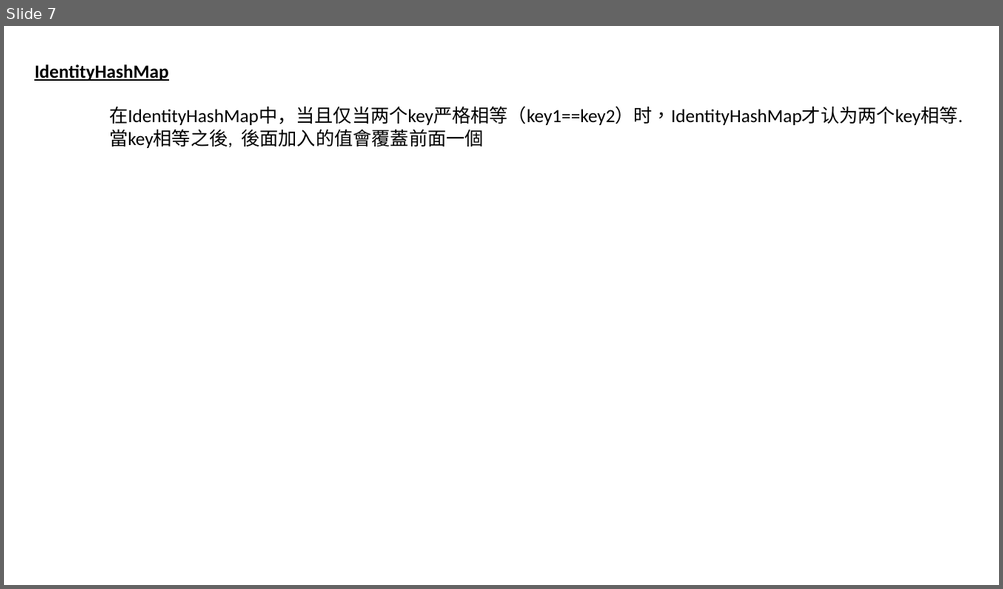
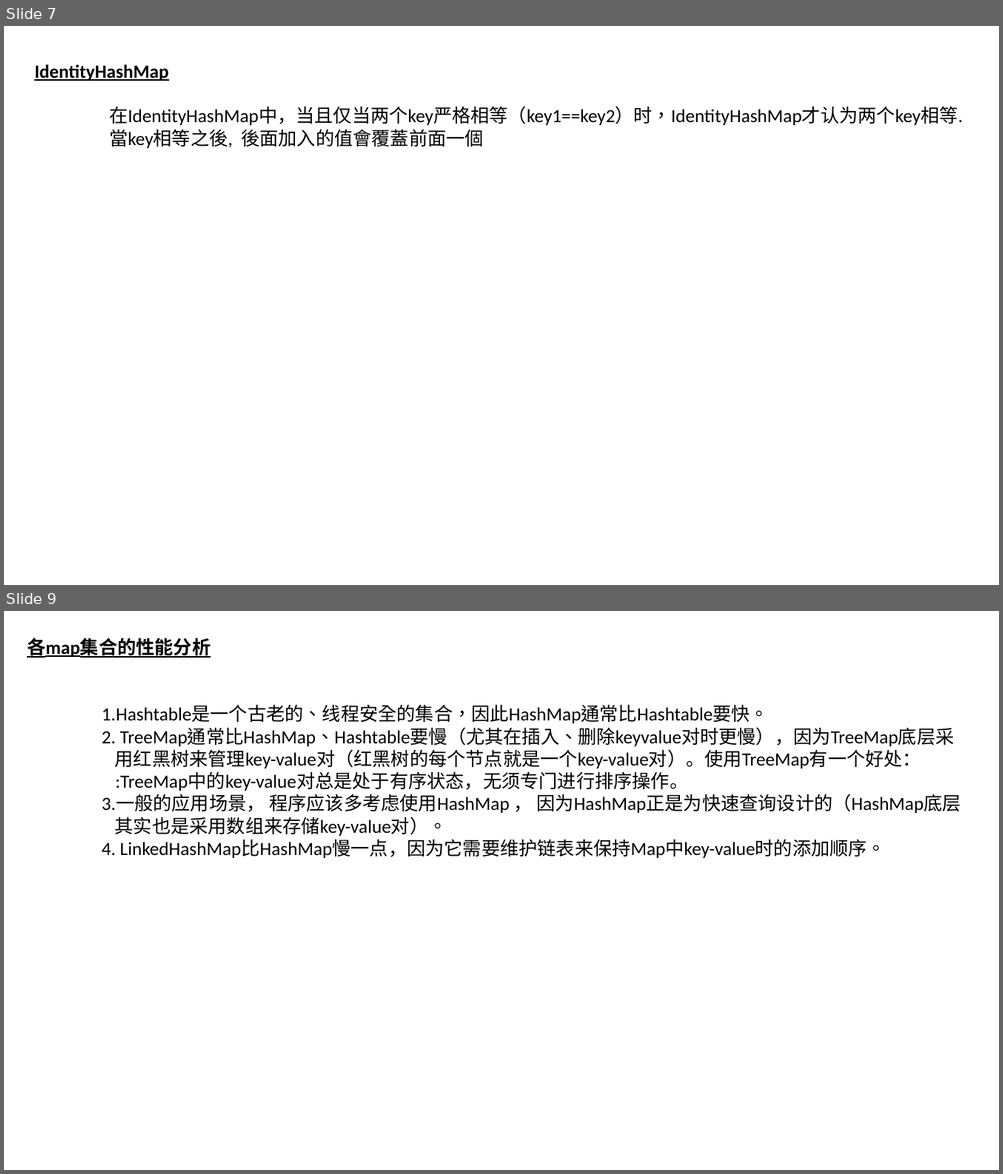
Before and after one commit to luchaojun/ChaojunStudy, a slide deck: JavaStudy/JavaStudyNote/Collection-Map/Java_Map.pptx. Shown one above the other, each under a label of ours: slide 7 before the commit, slides 7 and 9 after it; the slides between them are not shown. The pictures are 1003x589 and 1003x1174 pixels, drawn with LibreOffice and Linux fonts; fonts in the diff are those of the drawing. Boxes give left, top, right and bottom in pixels: in the first picture for what was removed or moved away, otherwise in the second. Text is boxed around its words. In the diff, an @@ line names an element or a change of style, - is before the commit and + after.

Commit message:
Add the hash content into pptx

```diff
--- a/JavaStudy/JavaStudyNote/Collection-Map/Java_Map.pptx
+++ b/JavaStudy/JavaStudyNote/Collection-Map/Java_Map.pptx
@@ slide 9 added at <box>4,611,999,1170</box>, background #FFFFFF @@
@@ text added at <box>27,638,960,858</box>, 18 pt, text #000000 @@
+各map集合的性能分析
+1.Hashtable是一个古老的、线程安全的集合，因此HashMap通常比Hashtable要快。
+2. TreeMap通常比HashMap、Hashtable要慢（尤其在插入、删除keyvalue对时更慢），因为TreeMap底层采
+用红黑树来管理key-value对（红黑树的每个节点就是一个key-value对）。使用TreeMap有一个好处：
+:TreeMap中的key-value对总是处于有序状态，无须专门进行排序操作。
+3.一般的应用场景， 程序应该多考虑使用HashMap ， 因为HashMap正是为快速查询设计的（HashMap底层
+其实也是采用数组来存储key-value对）。
+4. LinkedHashMap比HashMap慢一点，因为它需要维护链表来保持Map中key-value时的添加顺序。
```
Also in this commit, not shown: 2 other slides added.
